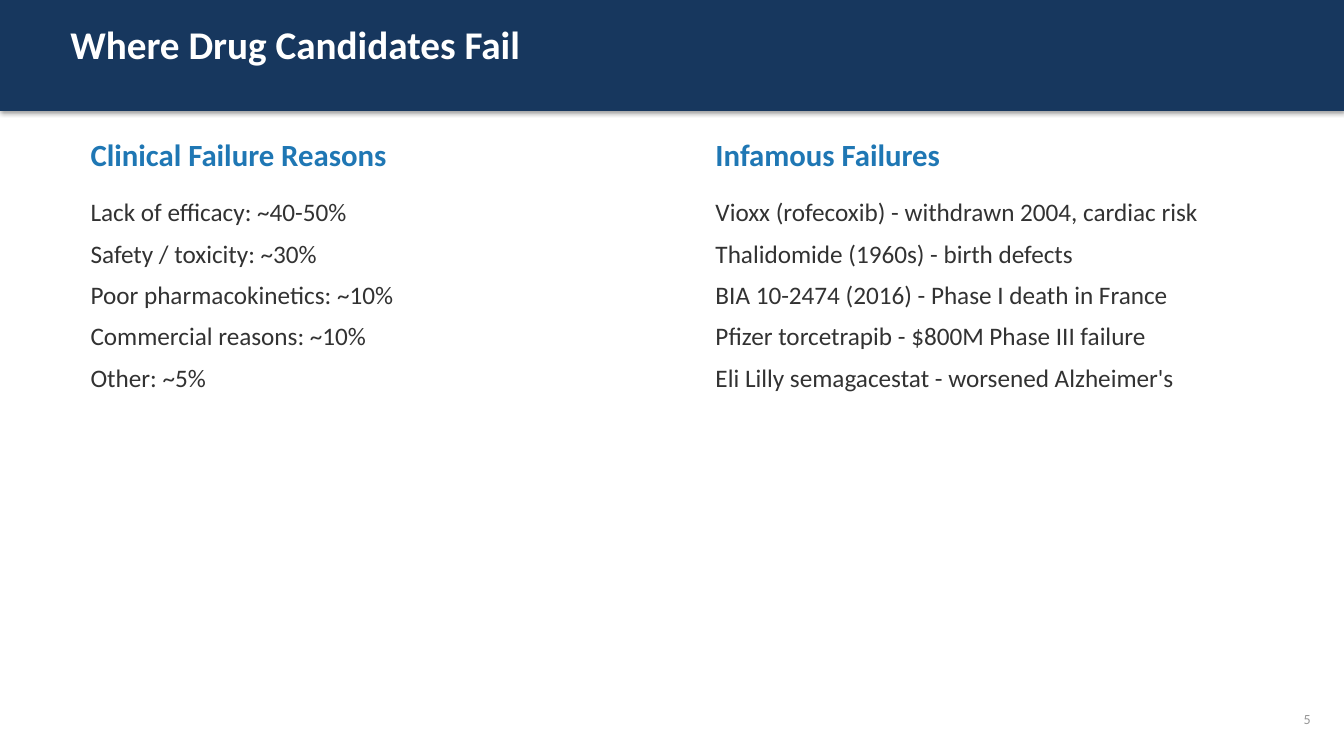
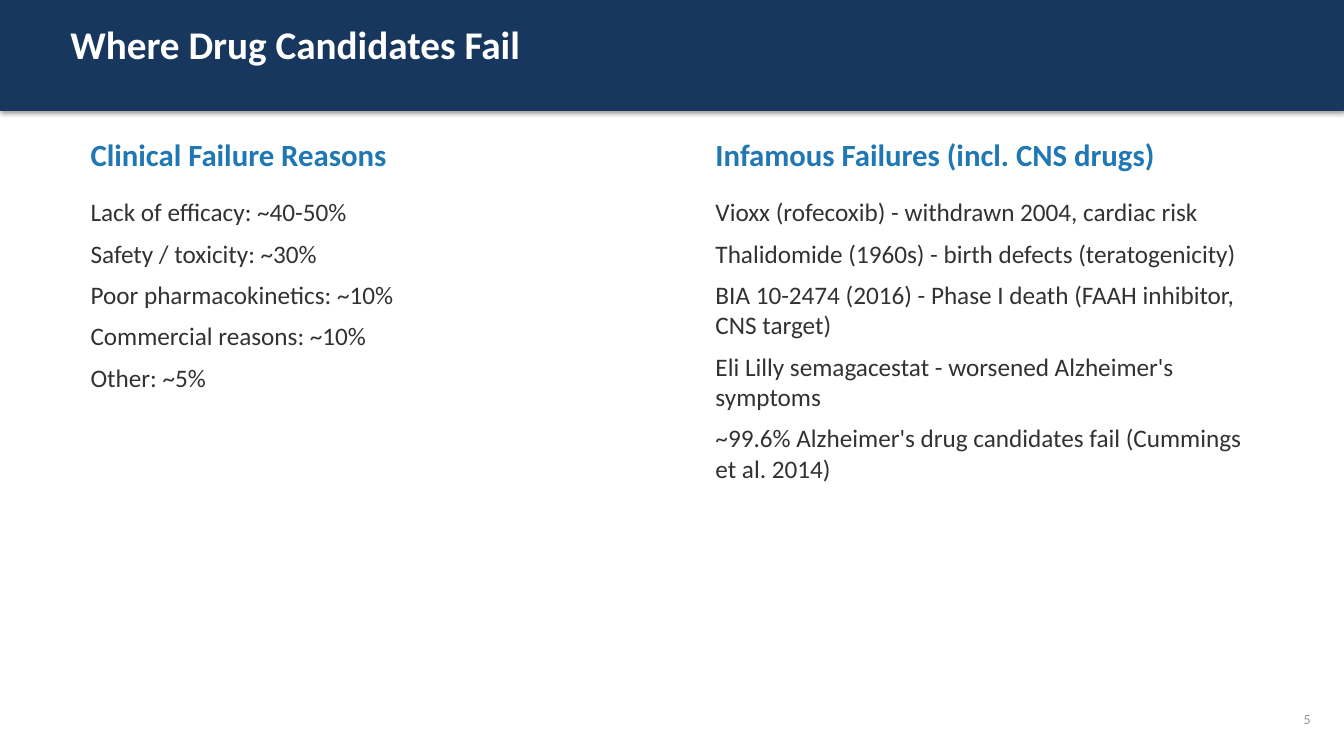
Before and after one commit to officialprateekmethwani-coder/AI-Drug-Discovery, a slide deck: slide 5 of week1_introduction/slides.pptx. Drawn at 1344x756 pixels with LibreOffice and Linux fonts; fonts in the diff are those of the drawing. Boxes give left, top, right and bottom in pixels: in the first picture for what was removed or moved away, otherwise in the second. Text is boxed around its words. In the diff, an @@ line names an element or a change of style, - is before the commit and + after.

```diff
--- a/week1_introduction/slides.pptx
+++ b/week1_introduction/slides.pptx
@@ text at [715,143,1154,172]: text changed @@
-Infamous Failures
+Infamous Failures (incl. CNS drugs)
@@ text at [715,244,1241,481]: text changed @@
-Thalidomide (1960s) - birth defects
-BIA 10-2474 (2016) - Phase I death in France
-Pfizer torcetrapib - $800M Phase III failure
-Eli Lilly semagacestat - worsened Alzheimer's
+Thalidomide (1960s) - birth defects (teratogenicity)
+BIA 10-2474 (2016) - Phase I death (FAAH inhibitor, CNS target)
+Eli Lilly semagacestat - worsened Alzheimer's symptoms
+~99.6% Alzheimer's drug candidates fail (Cummings et al. 2014)
```
Also in this commit, not shown: 6 other slides changed, 4 other files.
